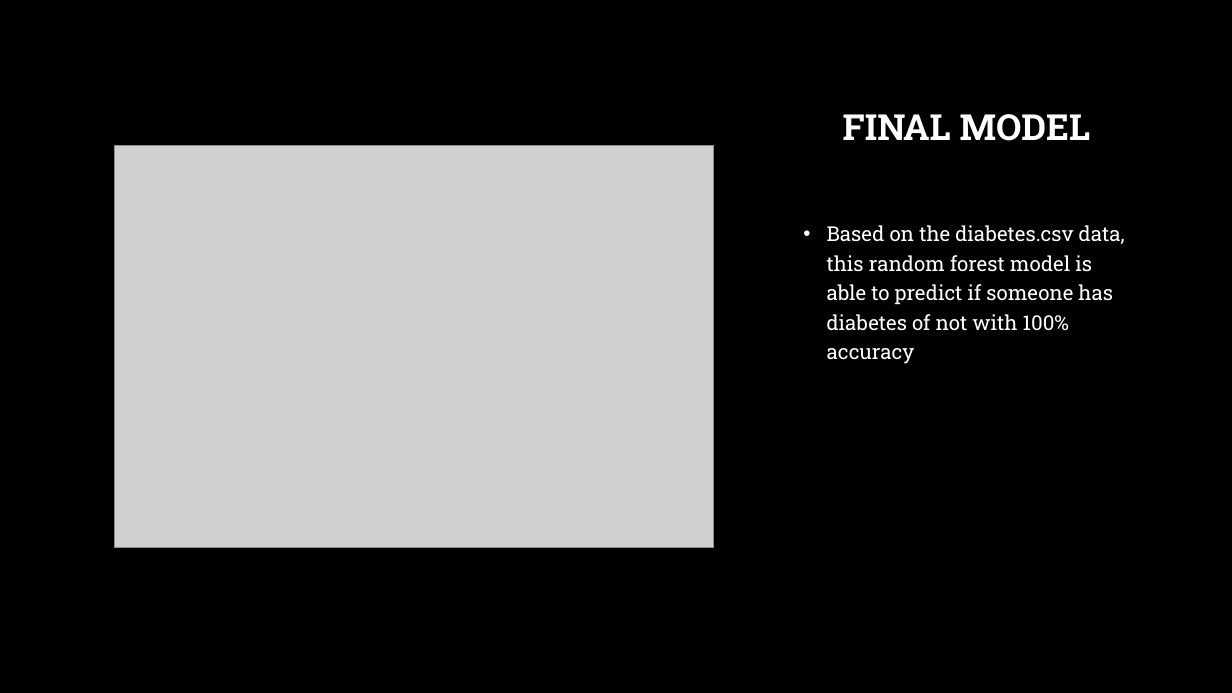
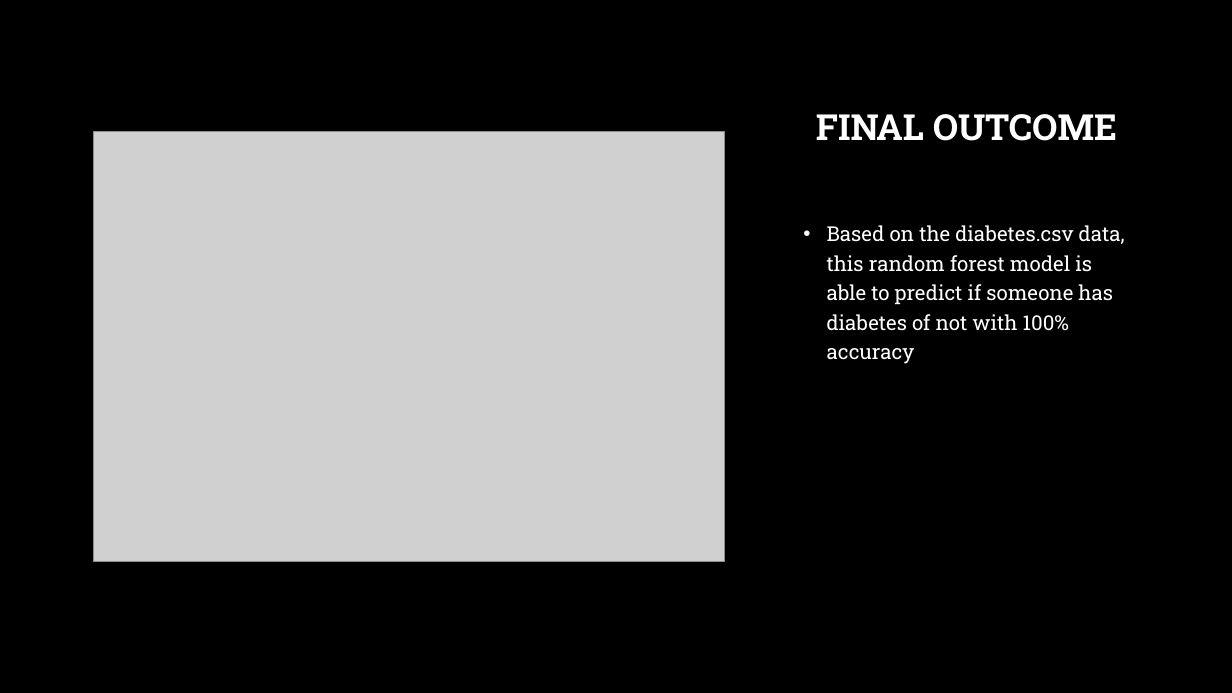
Before and after one commit to acollawn/Project_4, a slide deck: slide 6 of Predicting Diabetes Presentation.pptx. Drawn at 1232x693 pixels with LibreOffice and Linux fonts; fonts in the diff are those of the drawing; grey boxes stand for pictures; background and template pictures are left out. Boxes give left, top, right and bottom in pixels: in the first picture for what was removed or moved away, otherwise in the second. Text is boxed around its words. In the diff, an @@ line names an element or a change of style, - is before the commit and + after.

```diff
--- a/Predicting Diabetes Presentation.pptx
+++ b/Predicting Diabetes Presentation.pptx
@@ title at (816, 114, 1117, 141): text changed @@
-FINAL MODEL
+FINAL OUTCOME
@@ picture: place and size @@
-picture at (115, 145, 714, 548)
+picture at (93, 131, 725, 562)
```
Also in this commit, not shown: 10 other slides changed.
